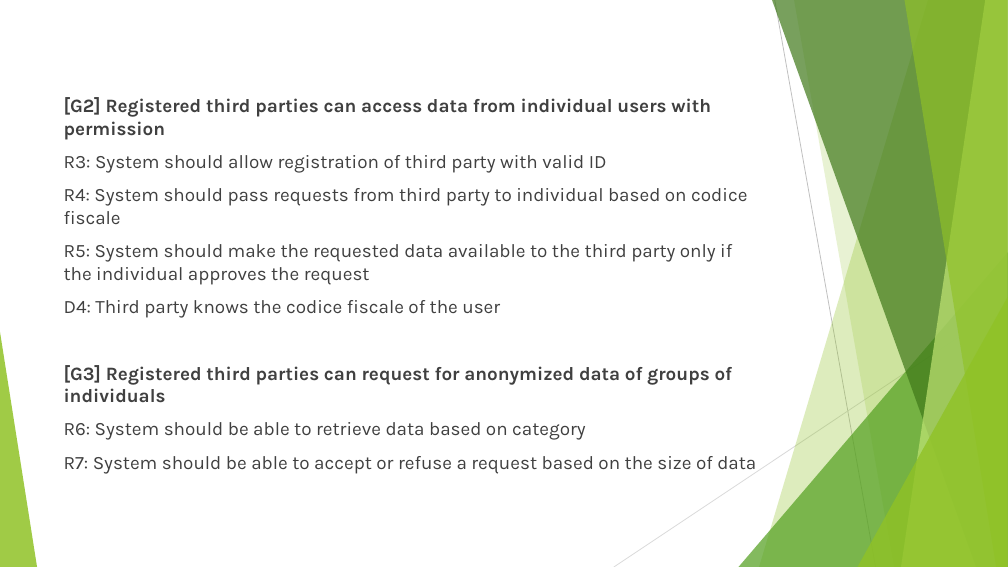
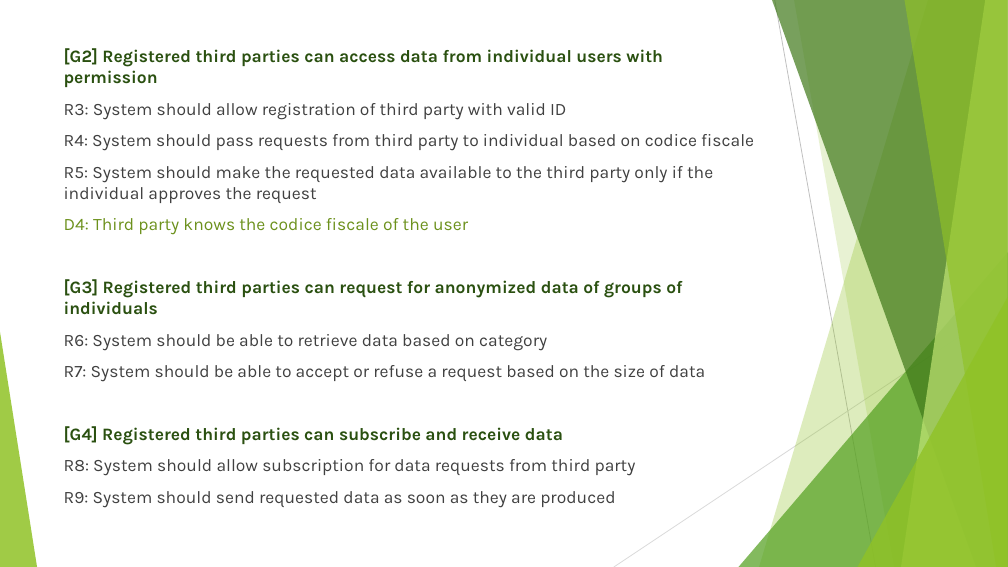
Before and after one commit to lesieulo/GopalakrishnanLesieurBrellmann, a slide deck: slide 3 of presentation.pptx. Drawn at 1008x567 pixels with LibreOffice and Linux fonts; fonts in the diff are those of the drawing. Boxes give left, top, right and bottom in pixels: in the first picture for what was removed or moved away, otherwise in the second. Text is boxed around its words. In the diff, an @@ line names an element or a change of style, - is before the commit and + after.

```diff
--- a/presentation.pptx
+++ b/presentation.pptx
@@ text "[G2] Registered third parties can ...": place and size @@
-text "[G2] Registered third parties can ..." at [64, 97, 756, 474]
+text "[G2] Registered third parties can ..." at [64, 48, 754, 508]
@@ text at [64, 48, 754, 382]: size 18 to 16.6 pt in "[G2] Registered third parties can access data ...", "R3: System should allow registration of third ...", "R4: System should pass requests from third ...", "R5: System should make the requested data ..." and 4 more places; text colour #404040 to #2A5010 in "[G2] Registered third parties can access data ...", "[G3] Registered third parties can request for ..."; text colour #404040 to #6C921D in "D4: Third party knows the codice fiscale ..." @@
@@ text at [64, 426, 636, 508]: paragraphs added @@
+[G4] Registered third parties can subscribe and receive data
+R8: System should allow subscription for data requests from third party
+R9: System should send requested data as soon as they are produced
```
Also in this commit, not shown: 3 other slides changed.
